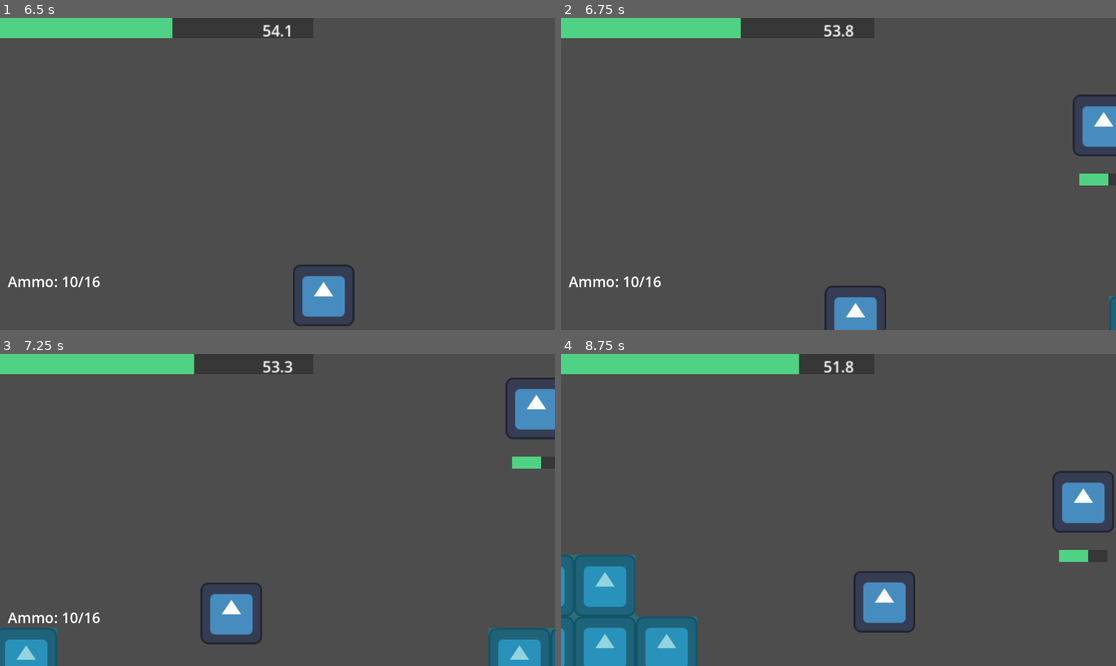
Above: before the commit, frames 1-4 (two rows, left to right).
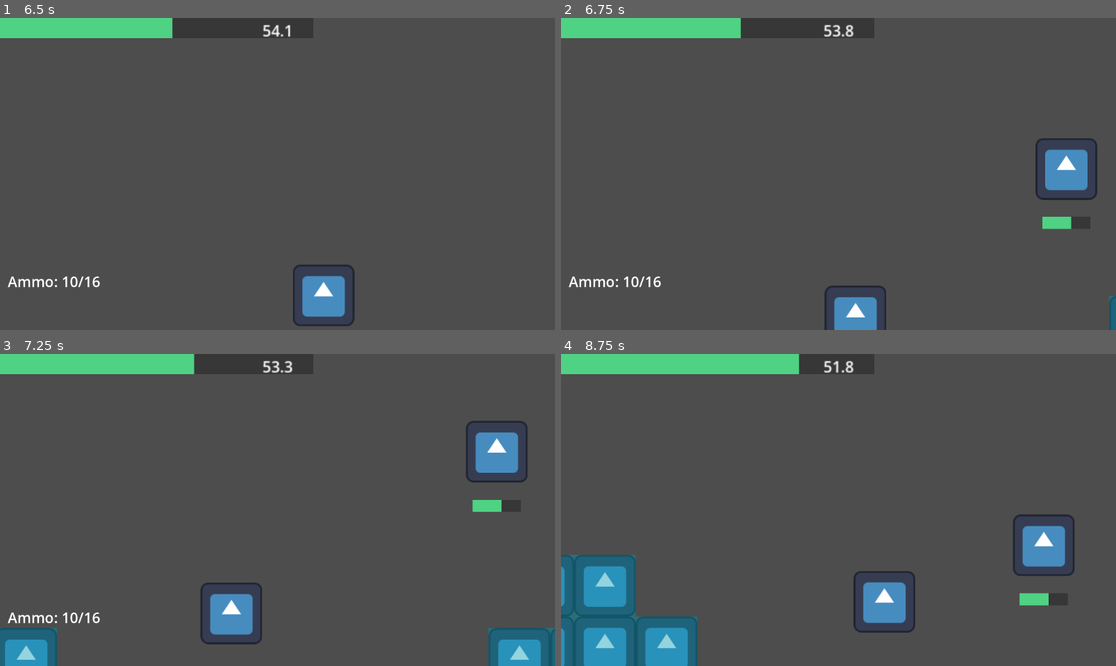
Above: after the commit, the same moments.

Repository: dzfrias/gladiator
Game: Godot game, scene res://scenes/test_scene.tscn
Two runs of this game, one before a commit and one after it. Both use one fixed random seed, a clock stepped at 60 frames per second and the inputs below. The engine's default icon, where the game draws it, is replaced by a stand-in: a white triangle on a blue panel in a dark square.
Inputs (mouse positions are in pixels of both pictures, inside the frame that each line leads up to):
- Up to frame 1 (6.5 s): click "Enter Mission" at 0.5 s; move the mouse to (399, 158) at 1.27 s; press the mouse at (399, 158) at 1.28 s; hold D (right) 1.28-2.78 s; tap Space (jump) at 1.52, 1.82, 2.27, 2.57, 3.77, 4.07, 4.52, 4.82, 5.27, 5.57 s; move the mouse to (166, 189) at 2.02 s; release the mouse at (166, 189) at 2.03 s; tap E (roll) at 2.1 s; move the mouse to (333, 105) at 2.77 s; hold A (left) 2.78-3.53 s; hold Q (toggle_weapon) 2.78-3.53 s; move the mouse to (249, 236) at 3.52 s; hold D (right) 3.53-5.03 s; click (249, 236) at 3.6 s; move the mouse to (444, 220) at 4.27 s; hold E (roll) 4.28-5.03 s; move the mouse to (111, 127) at 5.02 s; hold A (left) 5.03-5.78 s; tap Q (toggle_weapon) at 5.1 s; move the mouse to (305, 174) at 5.77 s; press the mouse at (305, 174) at 5.78 s; hold D (right) from 5.78 s (still down)
- Up to frame 2 (6.75 s): move the mouse to (755, 96) at 6.52 s; release D (right) at 6.53 s; release the mouse at (755, 96) at 6.53 s; hold A (left) from 6.53 s (still down); tap E (roll) at 6.6 s
- Up to frame 3 (7.25 s): keep holding A (left); tap Space (jump) at 6.77, 7.07 s
- Up to frame 4 (8.75 s): move the mouse to (960, 494) at 7.27 s; hold Q (toggle_weapon) 7.28-8.03 s; tap Space (jump) at 7.52, 7.82, 8.27, 8.57 s; move the mouse to (727, 525) at 8.02 s; release A (left) at 8.03 s; hold D (right) from 8.03 s (still down); click (727, 525) at 8.1 s

Frame 1 is identical in both runs. In frame 2, 2.5% of the frame differs, in the area x 85-100%, y 24-68%; in frame 3, 2.7%; in frame 4, 2.9%, in the area x 81-100%, y 37-81%.

Commit message:
lower vulture fly height

Diff:
--- a/scenes/vulture.tscn
+++ b/scenes/vulture.tscn
@@ -17,6 +17,7 @@
 collision_layer = 2
 script = ExtResource("1_8pv11")
 stop_dist = 400.0
+fly_height = 200.0
 attack_idle_time = 0.5
 projectile = ExtResource("2_yrlq5")
 impact_particle_prefab = ExtResource("3_dpgdj")
